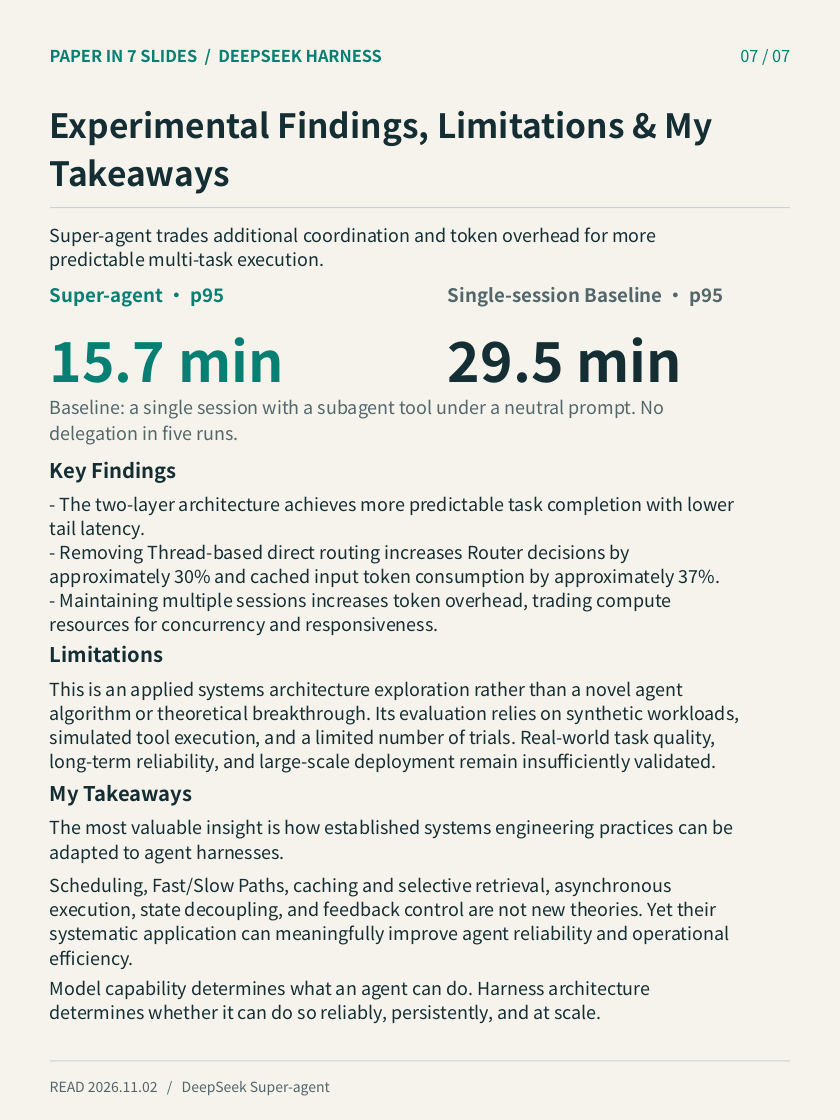
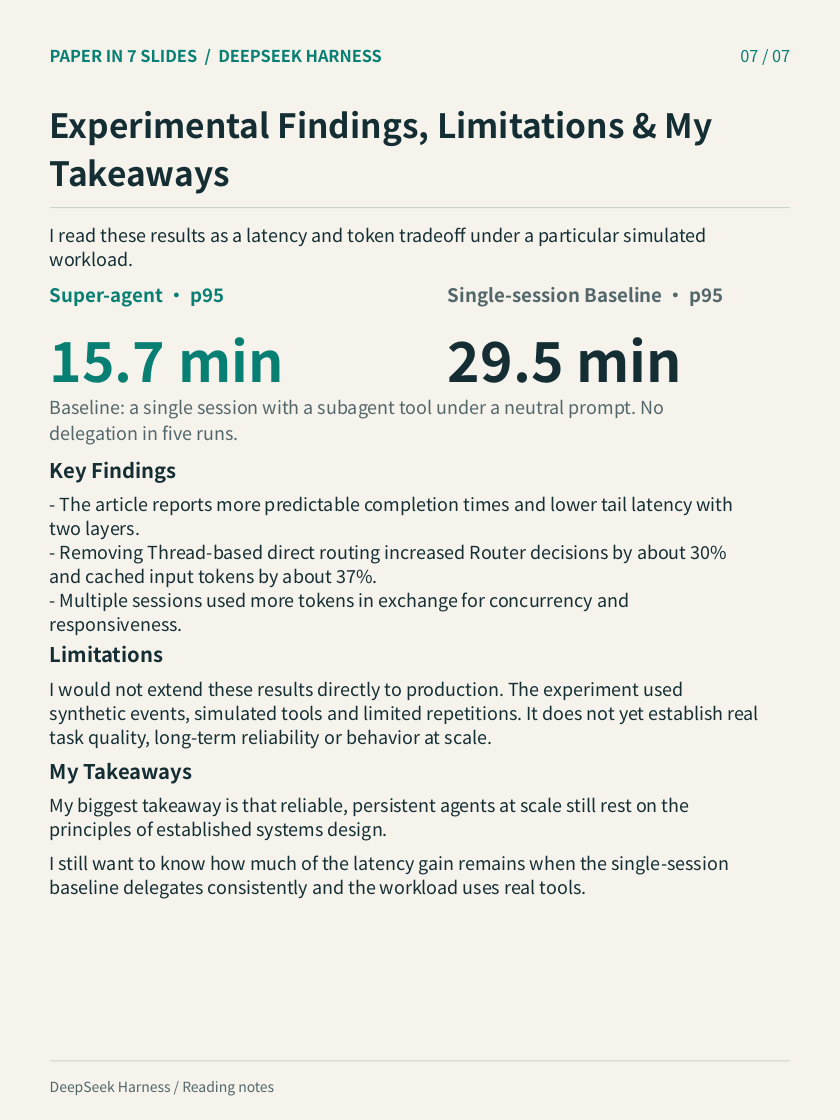
Before and after one commit to QiaohuiGao/qiaohui-portfolio, a slide deck: slide 7 of assets/field-notes/superagent/slides.en.pptx. Drawn at 840x1120 pixels with LibreOffice and Linux fonts; fonts in the diff are those of the drawing. Boxes give left, top, right and bottom in pixels: in the first picture for what was removed or moved away, otherwise in the second. Text is boxed around its words. In the diff, an @@ line names an element or a change of style, - is before the commit and + after.

```diff
--- a/assets/field-notes/superagent/slides.en.pptx
+++ b/assets/field-notes/superagent/slides.en.pptx
@@ text at (50, 227, 707, 267): text changed @@
-Super-agent trades additional coordination and token overhead for more
-predictable multi-task execution.
+I read these results as a latency and token tradeoff under a particular simulated
+workload.
@@ text at (50, 496, 734, 635): text changed @@
-- The two-layer architecture achieves more predictable task completion with lower
-tail latency.
-- Removing Thread-based direct routing increases Router decisions by
-approximately 30% and cached input token consumption by approximately 37%.
-- Maintaining multiple sessions increases token overhead, trading compute
-resources for concurrency and responsiveness.
+- The article reports more predictable completion times and lower tail latency with
+two layers.
+- Removing Thread-based direct routing increased Router decisions by about 30%
+and cached input tokens by about 37%.
+- Multiple sessions used more tokens in exchange for concurrency and
+responsiveness.
@@ text at (50, 681, 759, 749): text changed @@
-This is an applied systems architecture exploration rather than a novel agent
-algorithm or theoretical breakthrough. Its evaluation relies on synthetic workloads,
-simulated tool execution, and a limited number of trials. Real-world task quality,
-long-term reliability, and large-scale deployment remain insufficiently validated.
+I would not extend these results directly to production. The experiment used
+synthetic events, simulated tools and limited repetitions. It does not yet establish real
+task quality, long-term reliability or behavior at scale.
@@ text "My Takeaways": place and size @@
-text "My Takeaways" at (50, 785, 192, 806)
+text "My Takeaways" at (50, 763, 192, 784)
@@ text at (50, 797, 690, 841): text changed @@
-The most valuable insight is how established systems engineering practices can be
-adapted to agent harnesses.
+My biggest takeaway is that reliable, persistent agents at scale still rest on the
+principles of established systems design.
@@ text at (50, 855, 730, 899): text changed @@
-Scheduling, Fast/Slow Paths, caching and selective retrieval, asynchronous
-execution, state decoupling, and feedback control are not new theories. Yet their
-systematic application can meaningfully improve agent reliability and operational
-efficiency.
+I still want to know how much of the latency gain remains when the single-session
+baseline delegates consistently and the workload uses real tools.
@@ text removed at (50, 980, 650, 1023) @@
-Model capability determines what an agent can do. Harness architecture
-determines whether it can do so reliably, persistently, and at scale.
@@ text at (50, 1081, 274, 1096): text changed @@
-READ 2026.11.02 / DeepSeek Super-agent
+DeepSeek Harness / Reading notes
```
Also in this commit, not shown: 5 other slides changed, 1 slide added, 1 slide removed, 9 other files.
